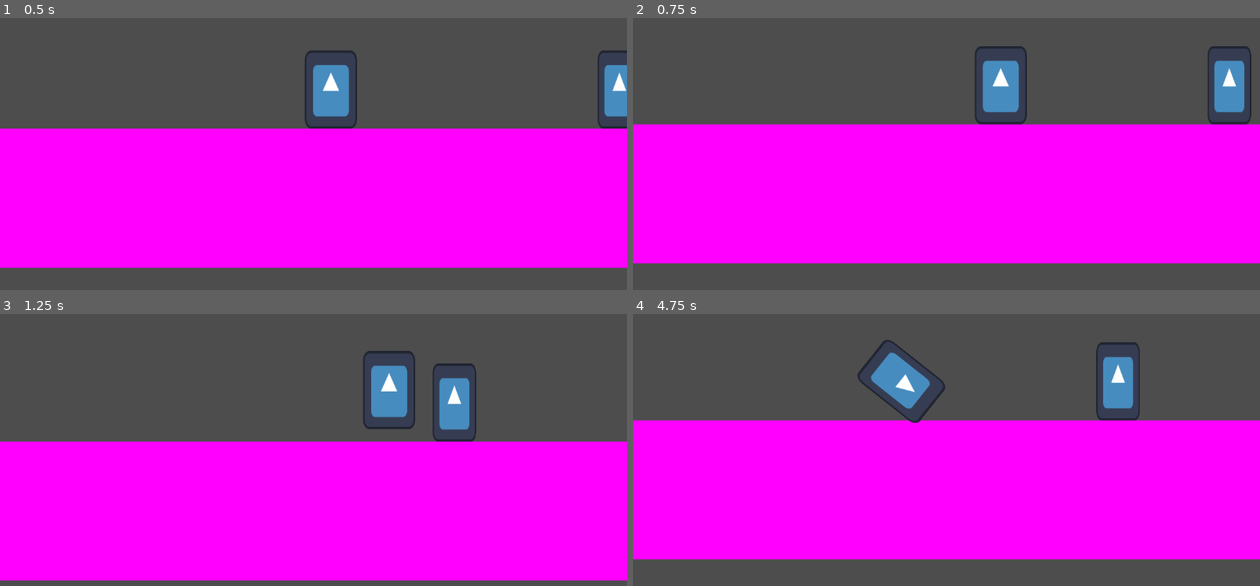
Above: before the commit, frames 1-4 (two rows, left to right).
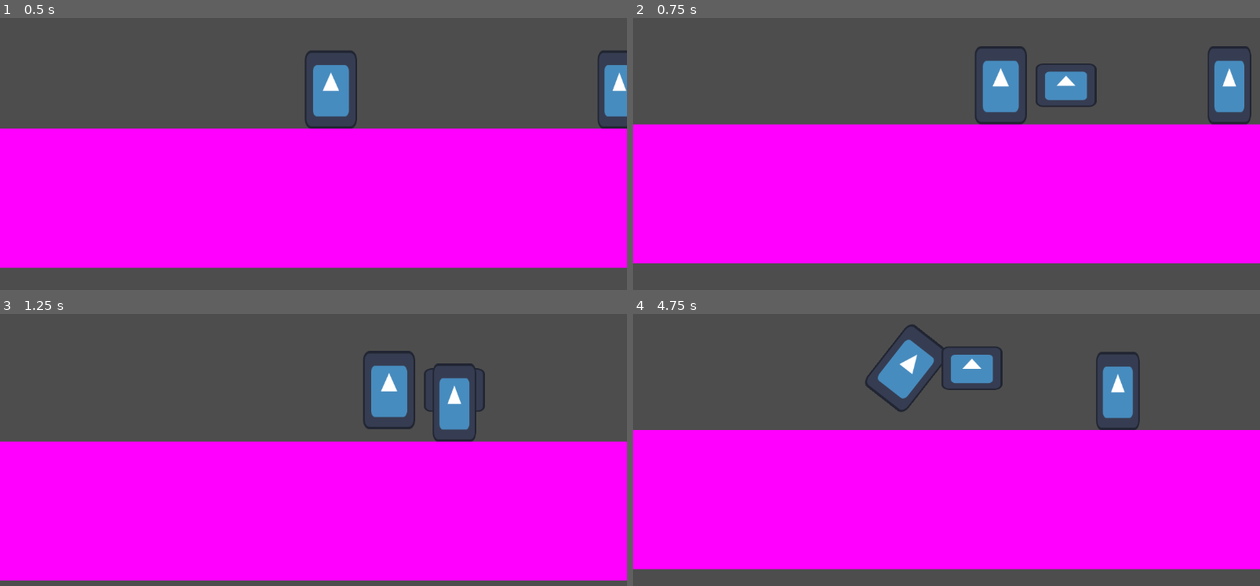
Above: after the commit, the same moments.

Repository: CodeScratcher/soulslike
Game: Godot game, scene res://Levels/test_scene.tscn
Two runs of this game, one before a commit and one after it. Both use one fixed random seed, a clock stepped at 60 frames per second and the inputs below. The engine's default icon, where the game draws it, is replaced by a stand-in: a white triangle on a blue panel in a dark square.
Inputs (mouse positions are in pixels of both pictures, inside the frame that each line leads up to):
- Up to frame 1 (0.5 s): no input
- Up to frame 2 (0.75 s): move the mouse to (1084, 96) at 0.52 s; press the mouse at (1084, 96) at 0.53 s; hold D (right) from 0.53 s (still down)
- Up to frame 3 (1.25 s): keep holding D (right); tap W (jump) at 0.77 s
- Up to frame 4 (4.75 s): move the mouse to (821, 428) at 1.27 s; release the mouse at (821, 428) at 1.28 s; click (821, 428) at 1.35 s; tap W (jump) at 1.52, 3.02, 3.77, 4.52 s; move the mouse to (1009, 333) at 2.02 s; release D (right) at 2.03 s; hold A (left) 2.03-2.78 s; hold Space (roll) 2.03-2.78 s; click (1009, 333) at 2.3 s; move the mouse to (915, 479) at 2.77 s; hold D (right) 2.78-4.28 s; click (915, 479) at 2.85 s; move the mouse to (1134, 463) at 3.52 s; press the mouse at (1134, 463) at 3.53 s; move the mouse to (758, 357) at 4.27 s; release the mouse at (758, 357) at 4.28 s; hold A (left) from 4.28 s (still down); tap Space (roll) at 4.35 s; click (758, 357) at 4.55 s

Frame 1 is identical in both runs. In frame 2, 0.9% of the frame differs, in the area x 64-74%, y 16-33%; in frame 3, 0.1%; in frame 4, 11%, in the area x 0-100%, y 3-94%.

Commit message:
Added damage

Diff:
--- a/Objects/Player.tscn
+++ b/Objects/Player.tscn
@@ -45,13 +45,44 @@
 "values": [1, 5]
 }
 
+[sub_resource type="Animation" id="Animation_xbd5x"]
+resource_name = "attack"
+tracks/0/type = "value"
+tracks/0/imported = false
+tracks/0/enabled = true
+tracks/0/path = NodePath("Hitbox:visible")
+tracks/0/interp = 1
+tracks/0/loop_wrap = true
+tracks/0/keys = {
+"times": PackedFloat32Array(0, 1),
+"transitions": PackedFloat32Array(1, 1),
+"update": 1,
+"values": [true, false]
+}
+tracks/1/type = "value"
+tracks/1/imported = false
+tracks/1/enabled = true
+tracks/1/path = NodePath("Hitbox/CollisionShape2D:disabled")
+tracks/1/interp = 1
+tracks/1/loop_wrap = true
+tracks/1/keys = {
+"times": PackedFloat32Array(0, 1),
+"transitions": PackedFloat32Array(1, 1),
+"update": 1,
+"values": [false, true]
+}
+
 [sub_resource type="AnimationLibrary" id="AnimationLibrary_kr5nq"]
 _data = {
+"attack": SubResource("Animation_xbd5x"),
 "roll": SubResource("Animation_vm236")
 }
 
 [sub_resource type="RectangleShape2D" id="RectangleShape2D_qdofb"]
 size = Vector2(3, 3)
+
+[sub_resource type="RectangleShape2D" id="RectangleShape2D_8xc5h"]
+size = Vector2(56, 40)
 
 [node name="Player" type="CharacterBody2D"]
 collision_layer = 8
@@ -90,4 +121,20 @@
 shape = SubResource("RectangleShape2D_qdofb")
 debug_color = Color(0.721569, 0.0745098, 0.733333, 0.419608)
 
+[node name="Hitbox" type="Area2D" parent="."]
+visible = false
+position = Vector2(62, -28)
+collision_layer = 16
+collision_mask = 0
+
+[node name="CollisionShape2D" type="CollisionShape2D" parent="Hitbox"]
+position = Vector2(14, 0)
+shape = SubResource("RectangleShape2D_8xc5h")
+disabled = true
+
+[node name="Sprite2D" type="Sprite2D" parent="Hitbox"]
+position = Vector2(14, -9.53674e-07)
+scale = Vector2(0.4375, 0.3125)
+texture = ExtResource("2_oq334")
+
 [connection signal="area_entered" from="Hurtbox" to="." method="hit"]
--- a/Scripts/Player.gd
+++ b/Scripts/Player.gd
@@ -60,6 +60,9 @@
 	if Input.is_action_pressed("roll") and velocity.x != 0 and is_on_floor():
 		$AnimationPlayer.play("roll")
 
+	if Input.is_action_pressed("light"):
+		$AnimationPlayer.play("attack")
+
 
 func hit(area):
 	hp -= 10
Not shown: 1 places in Levels/test_scene.tscn that only renumber resources
Not shown: 1 places in Objects/Player.tscn that only renumber resources
Not shown: 1 places in Objects/test_enemy.tscn that only renumber resources
